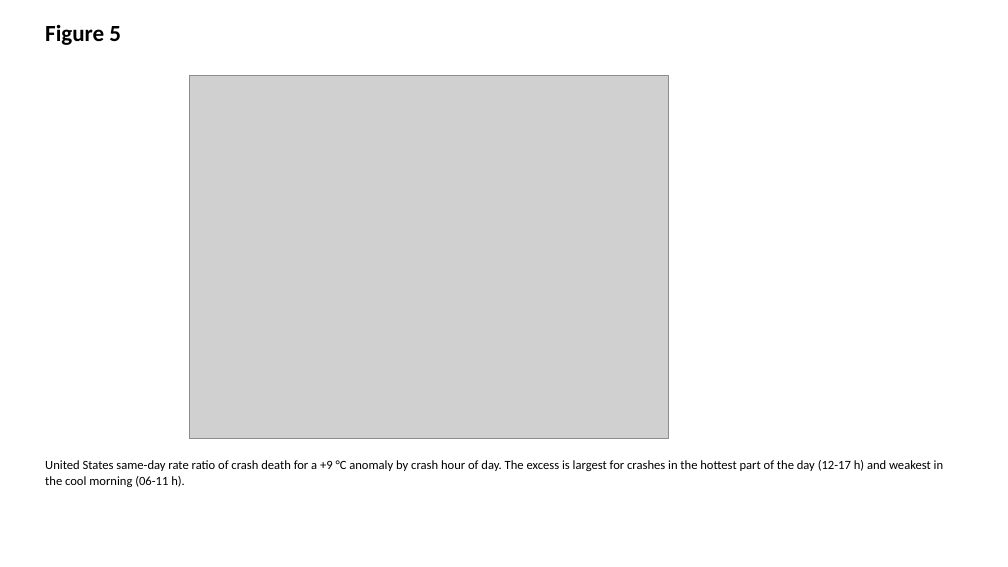
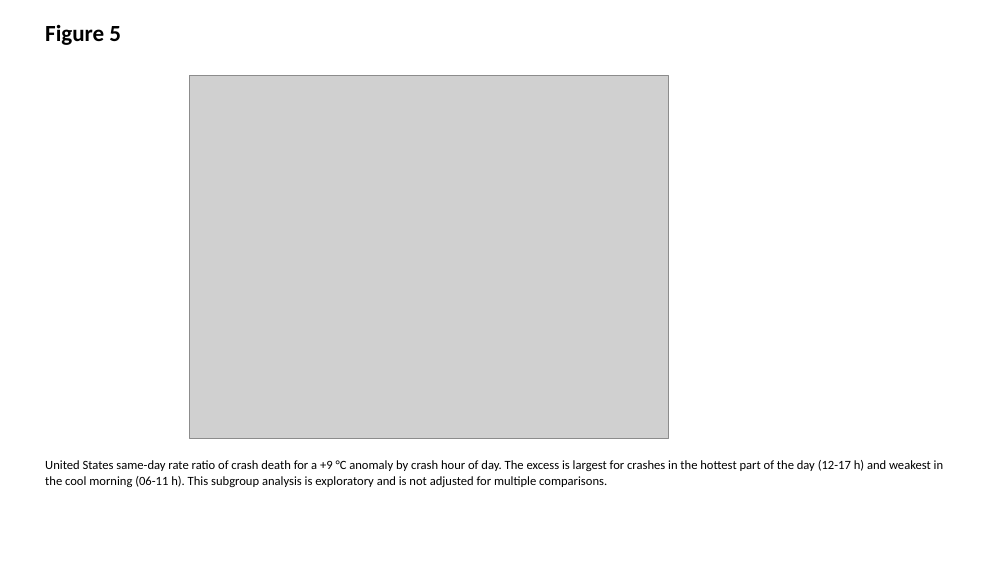
Before and after one commit to bougtoir/heat-accidents-mortality, a slide deck: slide 5 of heat_accidents_mortality/output/manuscript/figures.pptx. Drawn at 1008x567 pixels with LibreOffice and Linux fonts; fonts in the diff are those of the drawing; grey boxes stand for pictures. Boxes give left, top, right and bottom in pixels: in the first picture for what was removed or moved away, otherwise in the second. Text is boxed around its words. In the diff, an @@ line names an element or a change of style, - is before the commit and + after.

```diff
--- a/heat_accidents_mortality/output/manuscript/figures.pptx
+++ b/heat_accidents_mortality/output/manuscript/figures.pptx
@@ text at [45,460,943,487]: text changed @@
-United States same-day rate ratio of crash death for a +9 °C anomaly by crash hour of day. The excess is largest for crashes in the hottest part of the day (12-17 h) and weakest in the cool morning (06-11 h).
+United States same-day rate ratio of crash death for a +9 °C anomaly by crash hour of day. The excess is largest for crashes in the hottest part of the day (12-17 h) and weakest in the cool morning (06-11 h). This subgroup analysis is exploratory and is not adjusted for multiple comparisons.
```
Also in this commit, not shown: 2 other slides changed, 42 other files.
